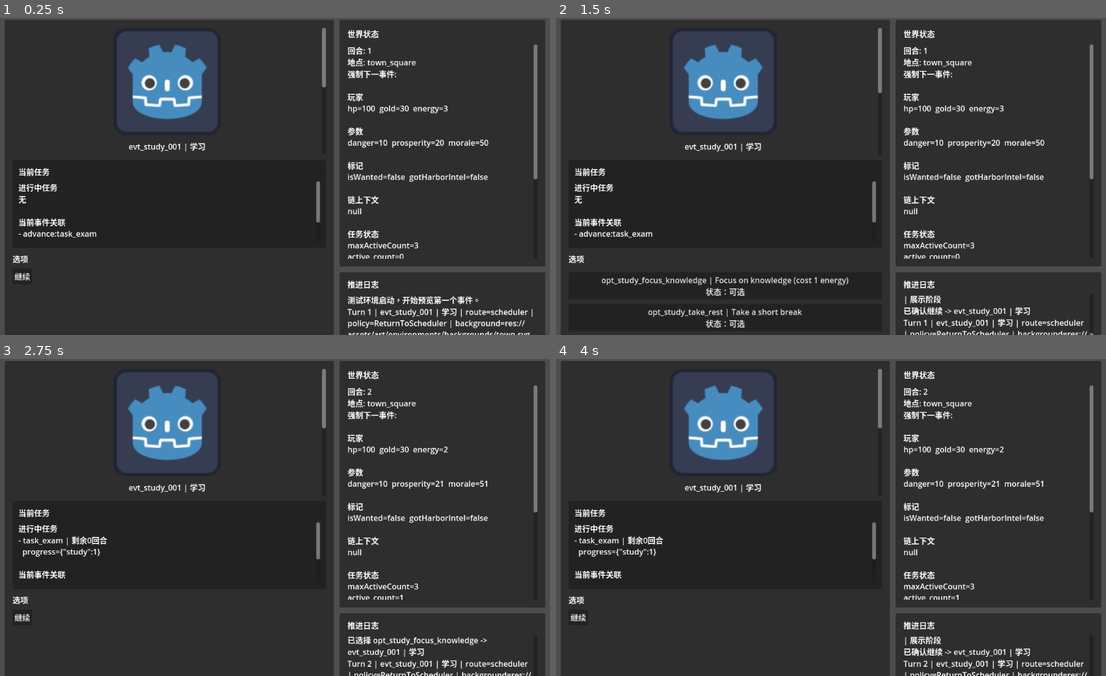
Above: before the commit, frames 1-4 (two rows, left to right).
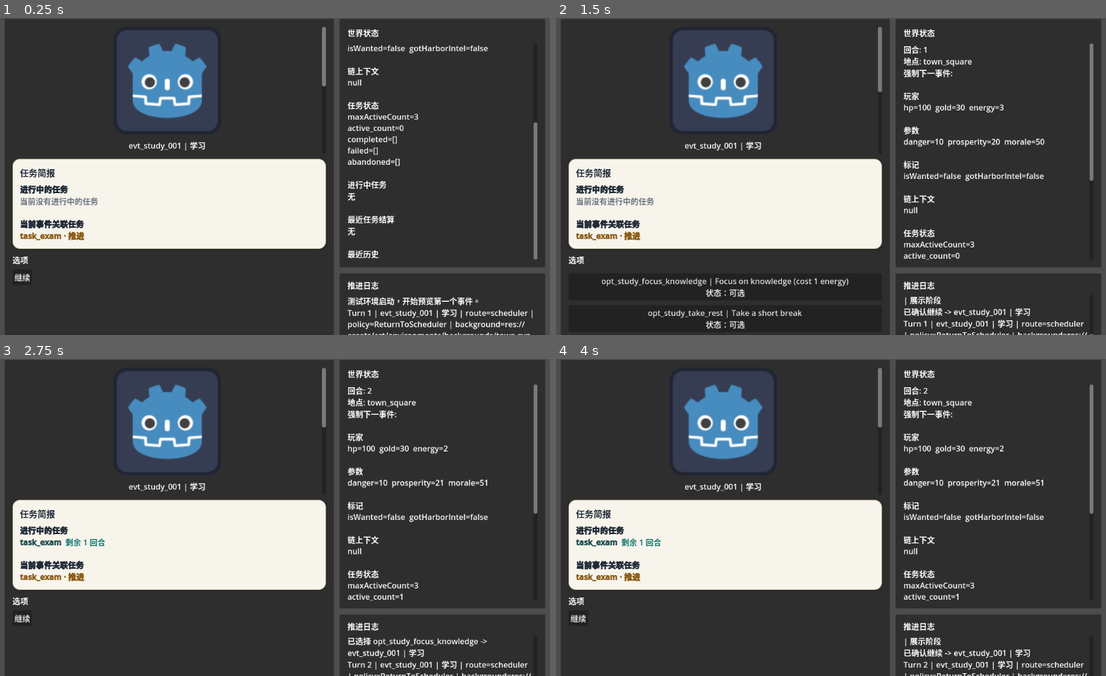
Above: after the commit, the same moments.

Repository: lwbiuchsjk/vibeTest
Game: Godot game, scene res://test/event_logic_test.tscn
Same seed, same stepped clock (60 frames per second), same inputs: the game is played once before the commit and once after it. This scene is started directly instead of the project's main scene.
Inputs:
- Up to frame 1 (0.25 s): no input
- Up to frame 2 (1.5 s): click "继续" at 0.5 s; click "继续" at 1.25 s
- Up to frame 3 (2.75 s): click "opt_study_focus_knowledge | F…" at 2 s
- Up to frame 4 (4 s): click "继续" at 2.75 s; tap Enter at 3.5 s

The runs differ from the first frame. In frame 1, 21% of the frame differs, in the area x 0-100%, y 0-100%; in frame 2, 21%; in frame 3, 20%; in frame 4, 20%.

Commit message:
feat: extract task summary card and update task duration timing

Diff:
--- a/scripts/systems/world_event_engine.gd
+++ b/scripts/systems/world_event_engine.gd
@@ -1298,7 +1298,8 @@
 		{
 			"taskId": normalized_id,
 			"acceptedTurn": current_turn,
-			"deadlineTurn": current_turn + duration_turns - 1,
+			# 说明：duration_turns 不包含接取任务的当回合，而是从下一回合开始计算。
+			"deadlineTurn": current_turn + duration_turns,
 			"status": "active",
 			"progress": {}
 		}
--- /dev/null
+++ b/scripts/ui/task_summary_card.gd
@@ -0,0 +1,92 @@
+extends PanelContainer
+class_name TaskSummaryCard
+
+var _task_info_label: RichTextLabel
+
+
+# 功能：缓存组件内部节点引用。
+# 说明：避免外部每次刷新任务摘要时重复查找节点。
+func _ready() -> void:
+	_cache_nodes()
+
+
+# 功能：绑定任务摘要数据并刷新显示。
+# 说明：组件只负责展示进行中的任务和当前事件关联任务，不关心外部事件流转细节。
+func bind_data(active_tasks: Array, task_links: Array, current_turn: int) -> void:
+	_cache_nodes()
+	if _task_info_label == null:
+		push_warning("TaskSummaryCard node binding is incomplete.")
+		return
+	_task_info_label.text = _build_summary_text(active_tasks, task_links, current_turn)
+	_task_info_label.call_deferred("scroll_to_line", 0)
+
+
+# 功能：缓存任务摘要文本节点。
+# 说明：允许场景先实例化、后绑定数据，兼容不同调用时机。
+func _cache_nodes() -> void:
+	if _task_info_label != null:
+		return
+	_task_info_label = get_node_or_null("TaskMargin/TaskContent/TaskInfo") as RichTextLabel
+
+
+# 功能：构建任务摘要富文本。
+# 说明：将进行中的任务和当前事件关联任务拆成两组，方便在左侧面板快速扫读。
+func _build_summary_text(active_tasks: Array, task_links: Array, current_turn: int) -> String:
+	var lines: Array[String] = []
+
+	lines.append("[color=#1f2937][b]进行中的任务[/b][/color]")
+	if active_tasks.is_empty():
+		lines.append("[color=#6b7280]当前没有进行中的任务[/color]")
+	else:
+		for task_variant in active_tasks:
+			var task: Dictionary = _to_dict(task_variant)
+			var deadline_turn := int(task.get("deadlineTurn", 0))
+			var turns_left: int = max(0, deadline_turn - current_turn)
+			lines.append(
+				"[color=#1d4d4f][b]%s[/b][/color]  [color=#0f766e]剩余 %s 回合[/color]" % [
+					str(task.get("taskId", "")),
+					str(turns_left)
+				]
+			)
+
+	lines.append("")
+	lines.append("[color=#1f2937][b]当前事件关联任务[/b][/color]")
+	if task_links.is_empty():
+		lines.append("[color=#6b7280]当前事件没有任务关联[/color]")
+	else:
+		for link_variant in task_links:
+			lines.append("[color=#8a5a14][b]%s[/b][/color]" % _format_task_link_text(str(link_variant)))
+
+	return "\n".join(lines)
+
+
+# 功能：格式化 taskLinks 文本。
+# 说明：将 advance/risk 语义转换为更易读的展示文案。
+func _format_task_link_text(raw_link: String) -> String:
+	var normalized_link := raw_link.strip_edges()
+	if normalized_link.is_empty():
+		return "未配置"
+
+	var parts := normalized_link.split(":", false, 1)
+	if parts.size() != 2:
+		return normalized_link
+
+	var link_type := str(parts[0]).strip_edges()
+	var task_id := str(parts[1]).strip_edges()
+	var label := link_type
+	match link_type:
+		"advance":
+			label = "推进"
+		"risk":
+			label = "风险"
+		_:
+			label = link_type
+	return "%s · %s" % [task_id, label]
+
+
+# 功能：安全转换任务字典。
+# 说明：组件层统一兜底 Variant 输入，避免因数据结构异常导致 UI 崩溃。
+func _to_dict(value: Variant) -> Dictionary:
+	if typeof(value) == TYPE_DICTIONARY and value != null:
+		return value
+	return {}
--- /dev/null
+++ b/scripts/ui/task_summary_card.tscn
@@ -0,0 +1,52 @@
+[gd_scene load_steps=3 format=3]
+
+[ext_resource type="Script" path="res://scripts/ui/task_summary_card.gd" id="1_script"]
+
+[sub_resource type="StyleBoxFlat" id="StyleBoxFlat_task_section"]
+bg_color = Color(0.968627, 0.956863, 0.92549, 1)
+border_width_left = 1
+border_width_top = 1
+border_width_right = 1
+border_width_bottom = 1
+border_color = Color(0.815686, 0.764706, 0.65098, 1)
+corner_radius_top_left = 14
+corner_radius_top_right = 14
+corner_radius_bottom_right = 14
+corner_radius_bottom_left = 14
+shadow_color = Color(0, 0, 0, 0.06)
+shadow_size = 4
+shadow_offset = Vector2(0, 2)
+
+[node name="TaskSummaryCard" type="PanelContainer"]
+custom_minimum_size = Vector2(0, 156)
+size_flags_horizontal = 3
+theme_override_styles/panel = SubResource("StyleBoxFlat_task_section")
+script = ExtResource("1_script")
+
+[node name="TaskMargin" type="MarginContainer" parent="."]
+layout_mode = 2
+theme_override_constants/margin_left = 14
+theme_override_constants/margin_top = 14
+theme_override_constants/margin_right = 14
+theme_override_constants/margin_bottom = 14
+
+[node name="TaskContent" type="VBoxContainer" parent="TaskMargin"]
+layout_mode = 2
+size_flags_horizontal = 3
+theme_override_constants/separation = 8
+
+[node name="TaskHeader" type="Label" parent="TaskMargin/TaskContent"]
+layout_mode = 2
+theme_override_font_sizes/font_size = 18
+theme_override_colors/font_color = Color(0.121569, 0.160784, 0.215686, 1)
+text = "任务简报"
+
+[node name="TaskInfo" type="RichTextLabel" parent="TaskMargin/TaskContent"]
+custom_minimum_size = Vector2(0, 98)
+layout_mode = 2
+size_flags_horizontal = 3
+size_flags_vertical = 3
+bbcode_enabled = true
+fit_content = true
+scroll_active = false
+scroll_following = true
--- a/test/event_logic_test.gd
+++ b/test/event_logic_test.gd
@@ -1,6 +1,7 @@
 extends Control
 
 const ConfigRuntime := preload("res://scripts/systems/config_runtime.gd")
+const TaskSummaryCard := preload("res://scripts/ui/task_summary_card.gd")
 const WorldEventEngine := preload("res://scripts/systems/world_event_engine.gd")
 
 const TEST_CONFIG_PATH := "res://test/event_logic_test_config.json"
@@ -13,7 +14,7 @@
 @onready var event_background_rect: TextureRect = $Root/RootContent/MainSplit/LeftPanel/LeftMargin/LeftContent/EventInfoScroll/EventInfo/EventBackground
 @onready var event_title_label: Label = $Root/RootContent/MainSplit/LeftPanel/LeftMargin/LeftContent/EventInfoScroll/EventInfo/EventTitle
 @onready var event_detail_label: Label = $Root/RootContent/MainSplit/LeftPanel/LeftMargin/LeftContent/EventInfoScroll/EventInfo/EventDetail
-@onready var task_info_label: RichTextLabel = $Root/RootContent/MainSplit/LeftPanel/LeftMargin/LeftContent/TaskSection/TaskMargin/TaskContent/TaskInfo
+@onready var task_summary_card: TaskSummaryCard = $Root/RootContent/MainSplit/LeftPanel/LeftMargin/LeftContent/TaskSummaryCard
 @onready var continue_button: Button = $Root/RootContent/MainSplit/LeftPanel/LeftMargin/LeftContent/OptionSection/ActionBar/ContinueButton
 @onready var option_list: VBoxContainer = $Root/RootContent/MainSplit/LeftPanel/LeftMargin/LeftContent/OptionSection/OptionScroll/OptionList
 @onready var world_state_label: RichTextLabel = $Root/RootContent/MainSplit/RightColumn/RightPanel/RightMargin/RightContent/WorldStateValue
@@ -205,76 +206,21 @@
 	]
 
 
-# 功能：刷新右侧世界状态与底部日志。
-# 说明：集中展示玩家数据、世界参数、链上下文、任务信息和历史事件，便于验证结算结果。
 # 功能：刷新左侧任务摘要面板。
-# 说明：将当前事件关联任务、进行中任务和最近结算结果集中显示在左侧，方便把任务目标与当前事件放在同一视线区域内观察。
+# 说明：将进行中的任务和当前事件关联任务交给独立 UI 组件渲染，测试场景只负责准备数据。
 func _update_left_task_panel(turn_result: Dictionary) -> void:
-	task_info_label.text = _build_left_task_panel_text(turn_result)
-	task_info_label.call_deferred("scroll_to_line", 0)
-
-
-# 功能：构建左侧任务摘要文本。
-# 说明：左侧仅展示与当前决策最相关的任务信息，避免把右侧完整调试面板的所有细节重复塞到左侧。
-func _build_left_task_panel_text(turn_result: Dictionary) -> String:
 	var world_state := _engine.world_state
 	var tasks_state: Dictionary = world_state.get("tasks", {})
 	var active: Array = tasks_state.get("active", [])
-	var result_records: Array = tasks_state.get("resultRecords", [])
 	var current_turn := int(world_state.get("turn", 0))
-	var lines: Array[String] = []
-
-	lines.append("进行中任务")
-	if active.is_empty():
-		lines.append("无")
-	else:
-		for task_variant in active:
-			var task: Dictionary = task_variant
-			var deadline_turn := int(task.get("deadlineTurn", 0))
-			var turns_left: int = max(0, deadline_turn - current_turn)
-			lines.append(
-				"- %s | 剩余%s回合" % [
-					str(task.get("taskId", "")),
-					str(turns_left)
-				]
-			)
-			lines.append("  progress=%s" % JSON.stringify(task.get("progress", {})))
-
-	lines.append("")
-	lines.append("当前事件关联")
 	var event_id := str(turn_result.get("event_id", "")).strip_edges()
 	var event_def: Dictionary = _engine._event_map.get(event_id, {})
 	var task_links: Array = event_def.get("taskLinks", [])
-	if task_links.is_empty():
-		lines.append("无")
-	else:
-		for link_variant in task_links:
-			lines.append("- %s" % str(link_variant))
-
-	lines.append("")
-	lines.append("最近结算")
-	if result_records.is_empty():
-		lines.append("无")
-	else:
-		var latest_record: Dictionary = result_records[result_records.size() - 1]
-		lines.append(
-			"%s | %s | grade=%s | score=%s" % [
-				str(latest_record.get("taskId", "")),
-				str(latest_record.get("status", "")),
-				str(latest_record.get("gradeId", "")),
-				str(latest_record.get("score", null))
-			]
-		)
-		lines.append(
-			"reason=%s | progress=%s" % [
-				str(latest_record.get("reason", "")),
-				JSON.stringify(latest_record.get("progress", {}))
-			]
-		)
-
-	return "\n".join(lines)
-
-
+	task_summary_card.bind_data(active, task_links, current_turn)
+
+
+# 功能：刷新右侧世界状态与底部日志。
+# 说明：集中展示玩家数据、世界参数、链上下文、任务信息和历史事件，便于验证结算结果。
 func _update_side_panels() -> void:
 	var world_state := _engine.world_state
 	var player: Dictionary = world_state.get("player", {})
--- a/test/event_logic_test.tscn
+++ b/test/event_logic_test.tscn
@@ -1,6 +1,7 @@
 [gd_scene load_steps=3 format=3 uid="uid://ppkmkvydqbfv"]
 
 [ext_resource type="Script" uid="uid://cbx22u7e0gipa" path="res://test/event_logic_test.gd" id="1_script"]
+[ext_resource type="PackedScene" path="res://scripts/ui/task_summary_card.tscn" id="2_task_summary_card"]
 
 [sub_resource type="Theme" id="Theme_event_logic_test"]
 
@@ -100,33 +101,8 @@
 text = "事件详情将在这里显示。"
 autowrap_mode = 3
 
-[node name="TaskSection" type="PanelContainer" parent="Root/RootContent/MainSplit/LeftPanel/LeftMargin/LeftContent"]
-custom_minimum_size = Vector2(0, 180)
+[node name="TaskSummaryCard" parent="Root/RootContent/MainSplit/LeftPanel/LeftMargin/LeftContent" instance=ExtResource("2_task_summary_card")]
 layout_mode = 2
-size_flags_horizontal = 3
-
-[node name="TaskMargin" type="MarginContainer" parent="Root/RootContent/MainSplit/LeftPanel/LeftMargin/LeftContent/TaskSection"]
-layout_mode = 2
-theme_override_constants/margin_left = 12
-theme_override_constants/margin_top = 12
-theme_override_constants/margin_right = 12
-theme_override_constants/margin_bottom = 12
-
-[node name="TaskContent" type="VBoxContainer" parent="Root/RootContent/MainSplit/LeftPanel/LeftMargin/LeftContent/TaskSection/TaskMargin"]
-layout_mode = 2
-size_flags_horizontal = 3
-theme_override_constants/separation = 8
-
-[node name="TaskHeader" type="Label" parent="Root/RootContent/MainSplit/LeftPanel/LeftMargin/LeftContent/TaskSection/TaskMargin/TaskContent"]
-layout_mode = 2
-text = "当前任务"
-
-[node name="TaskInfo" type="RichTextLabel" parent="Root/RootContent/MainSplit/LeftPanel/LeftMargin/LeftContent/TaskSection/TaskMargin/TaskContent"]
-custom_minimum_size = Vector2(0, 120)
-layout_mode = 2
-size_flags_horizontal = 3
-size_flags_vertical = 3
-scroll_following = true
 
 [node name="OptionSection" type="VBoxContainer" parent="Root/RootContent/MainSplit/LeftPanel/LeftMargin/LeftContent"]
 custom_minimum_size = Vector2(0, 220)
